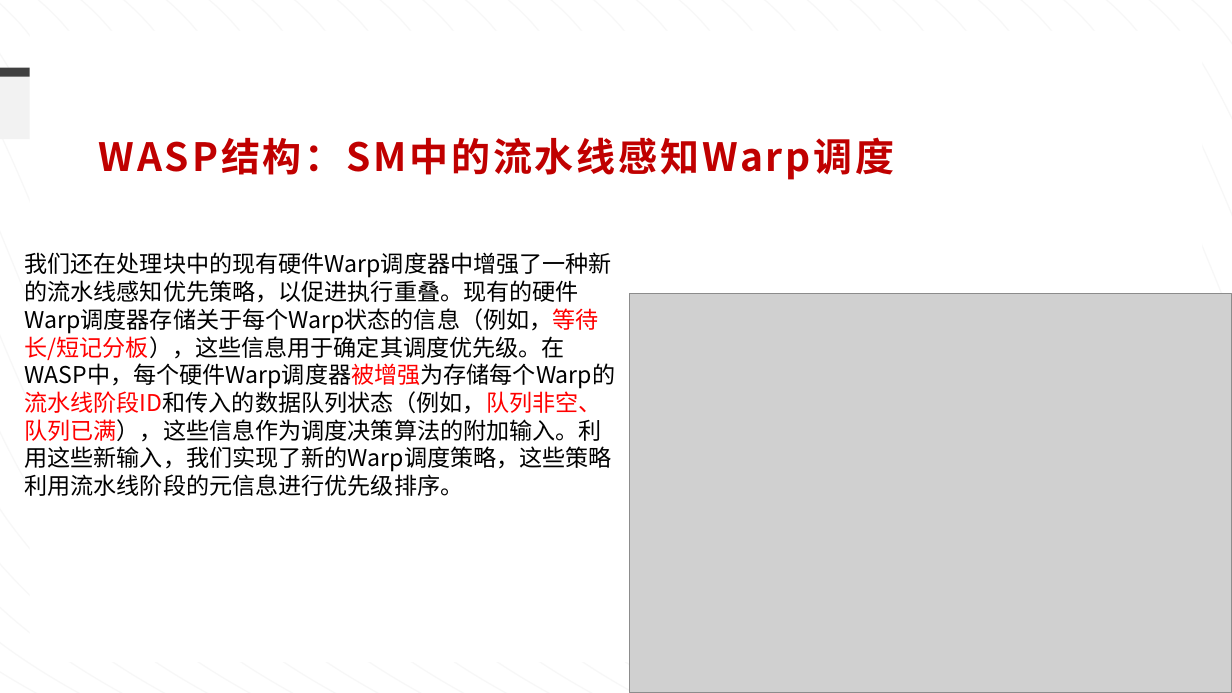
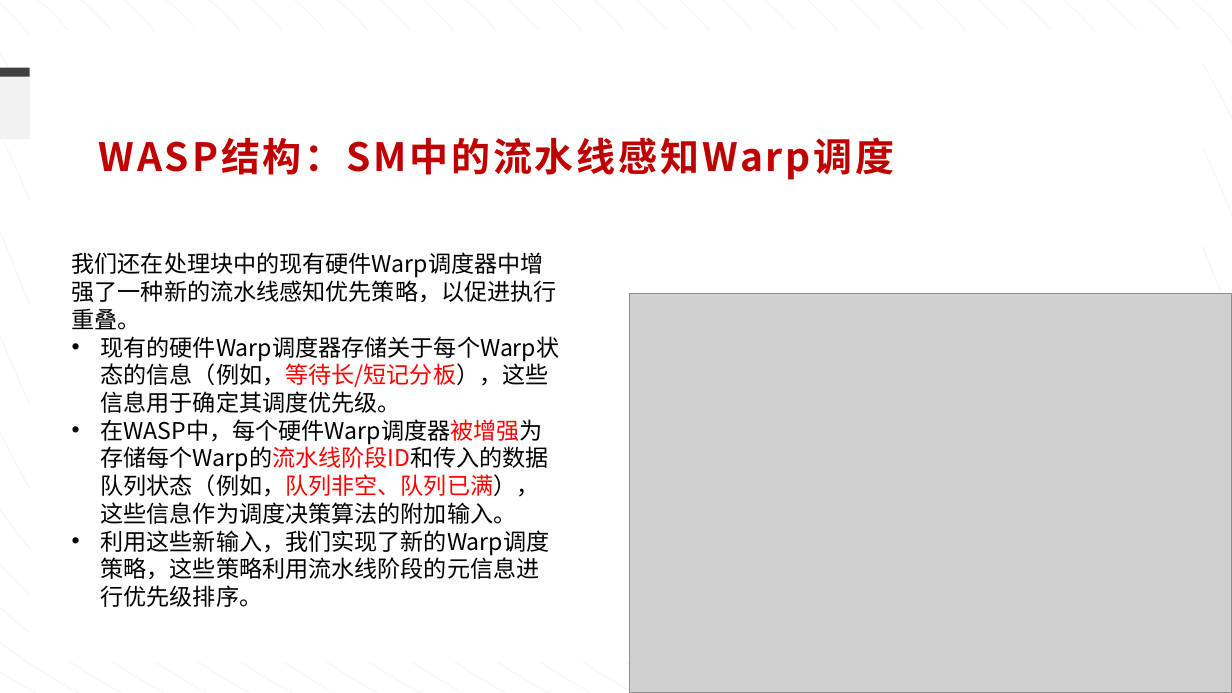
Before and after one commit to ziyuhuang123/dataflow_code, a slide deck: slide 13 of weekly_report/组会-0913.pptx (slide 15 before the commit). Drawn at 1232x693 pixels with LibreOffice and Linux fonts; fonts in the diff are those of the drawing; grey boxes stand for pictures. Boxes give left, top, right and bottom in pixels: in the first picture for what was removed or moved away, otherwise in the second. Text is boxed around its words. In the diff, an @@ line names an element or a change of style, - is before the commit and + after.

```diff
--- a/weekly_report/组会-0913.pptx
+++ b/weekly_report/组会-0913.pptx
@@ text at bbox=[72, 252, 560, 607]: text changed @@
-我们还在处理块中的现有硬件Warp调度器中增强了一种新的流水线感知优先策略，以促进执行重叠。现有的硬件Warp调度器存储关于每个Warp状态的信息（例如，等待长/短记分板），这些信息用于确定其调度优先级。在WASP中，每个硬件Warp调度器被增强为存储每个Warp的流水线阶段ID和传入的数据队列状态（例如，队列非空、队列已满），这些信息作为调度决策算法的附加输入。利用这些新输入，我们实现了新的Warp调度策略，这些策略利用流水线阶段的元信息进行优先级排序。
+我们还在处理块中的现有硬件Warp调度器中增强了一种新的流水线感知优先策略，以促进执行重叠。
+• 现有的硬件Warp调度器存储关于每个Warp状态的信息（例如，等待长/短记分板），这些信息用于确定其调度优先级。
+• 在WASP中，每个硬件Warp调度器被增强为存储每个Warp的流水线阶段ID和传入的数据队列状态（例如，队列非空、队列已满），这些信息作为调度决策算法的附加输入。
+• 利用这些新输入，我们实现了新的Warp调度策略，这些策略利用流水线阶段的元信息进行优先级排序。
```
Also in this commit, not shown: 14 other slides changed, 2 slides added, 6 slides removed, 19 other files.
